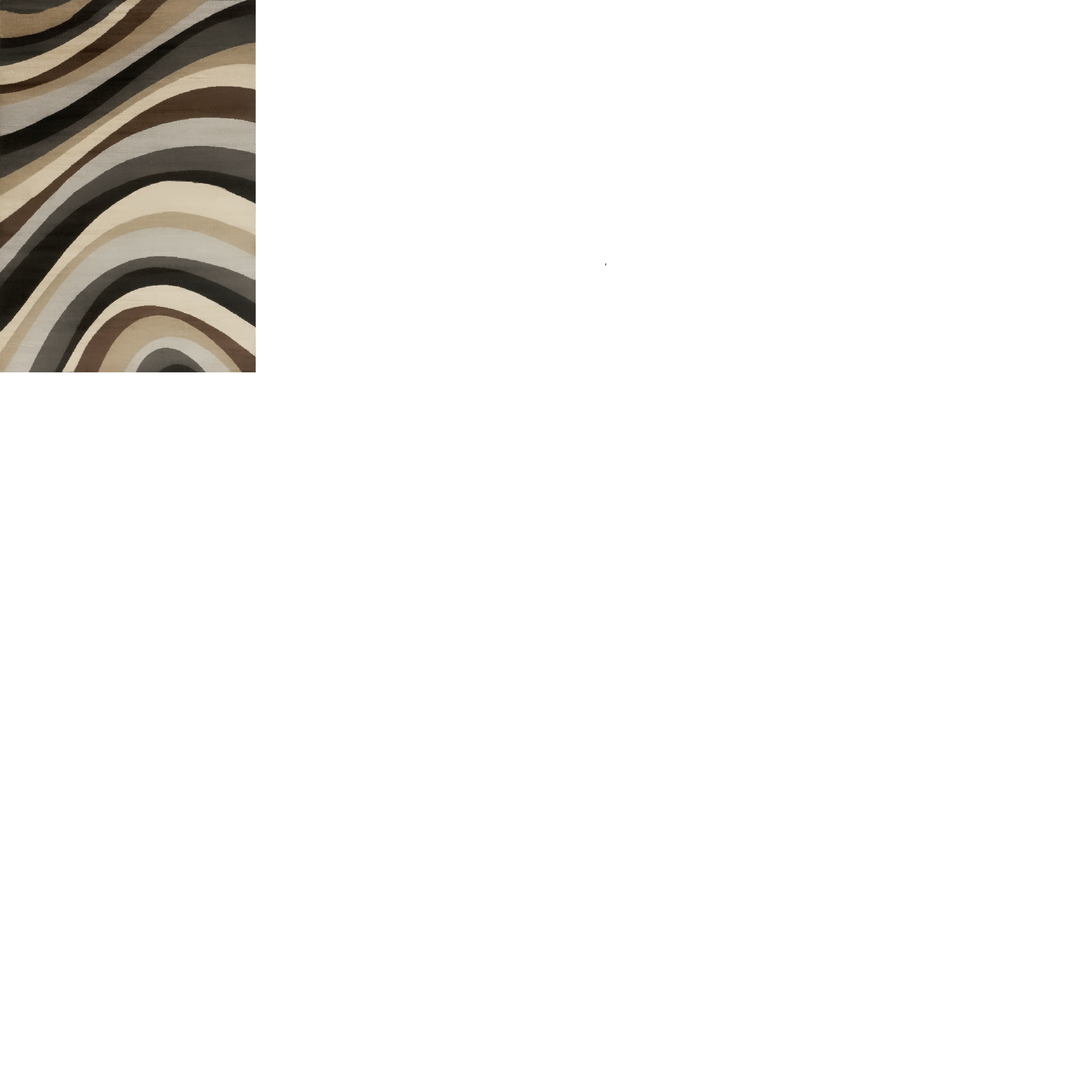
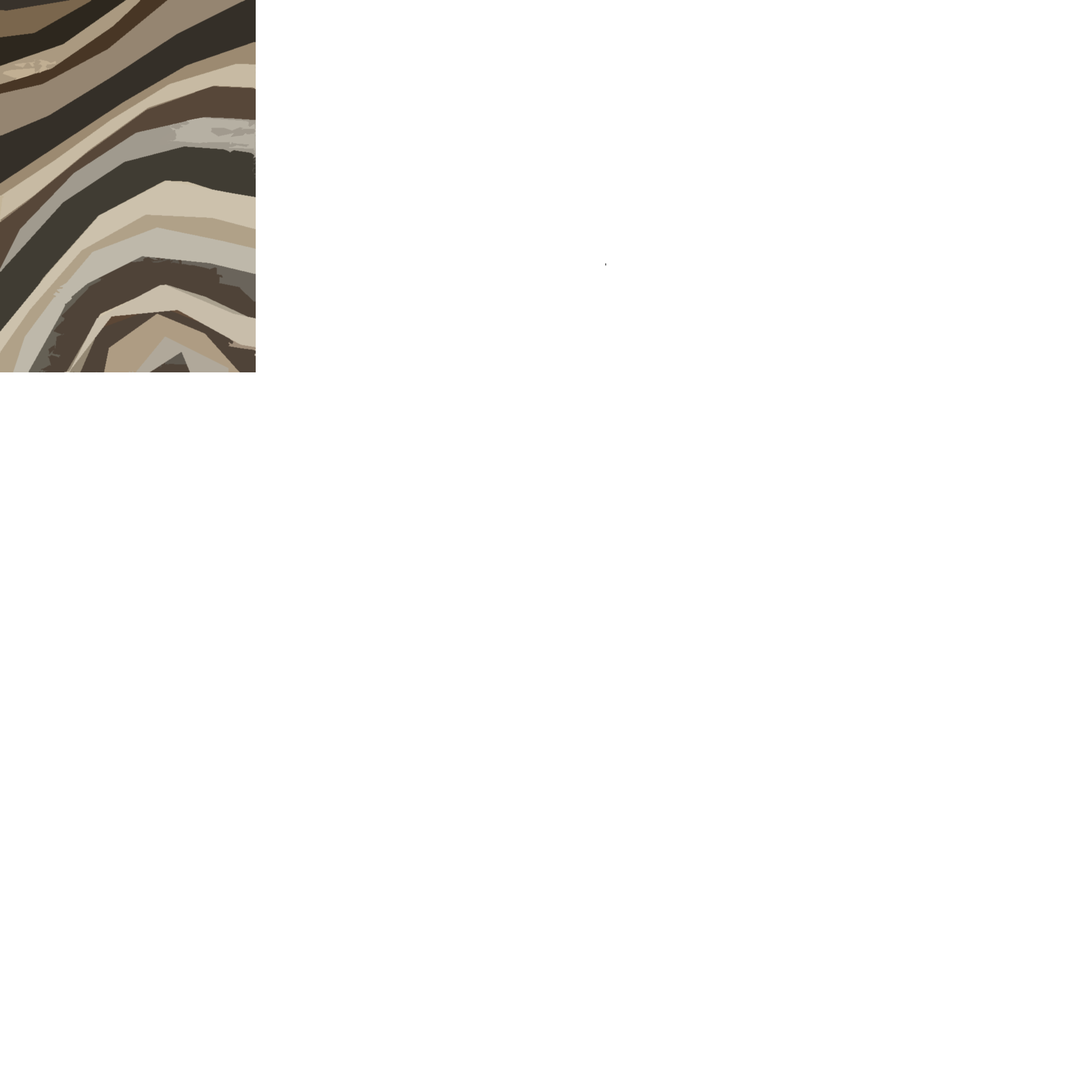
The second 1091×1091 image is a revision of the first. Changes to its layers:
painted on "Layer 2" over [0, 0, 256, 373]
